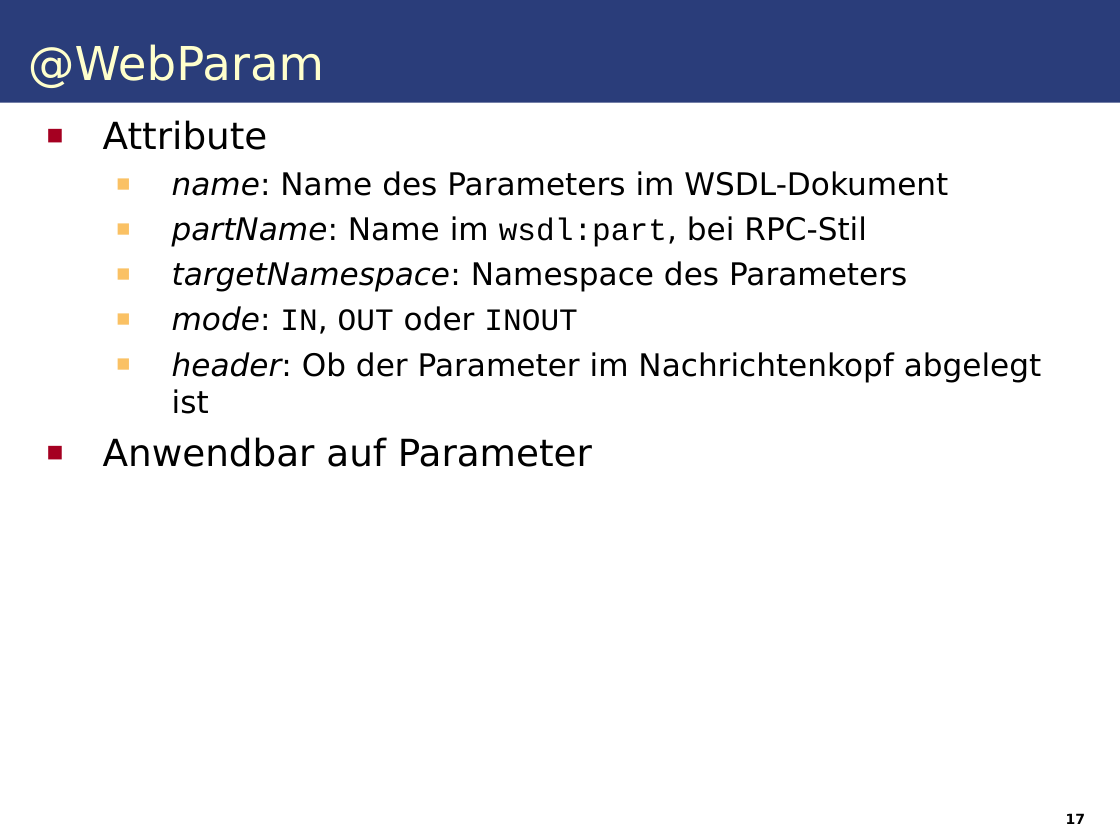
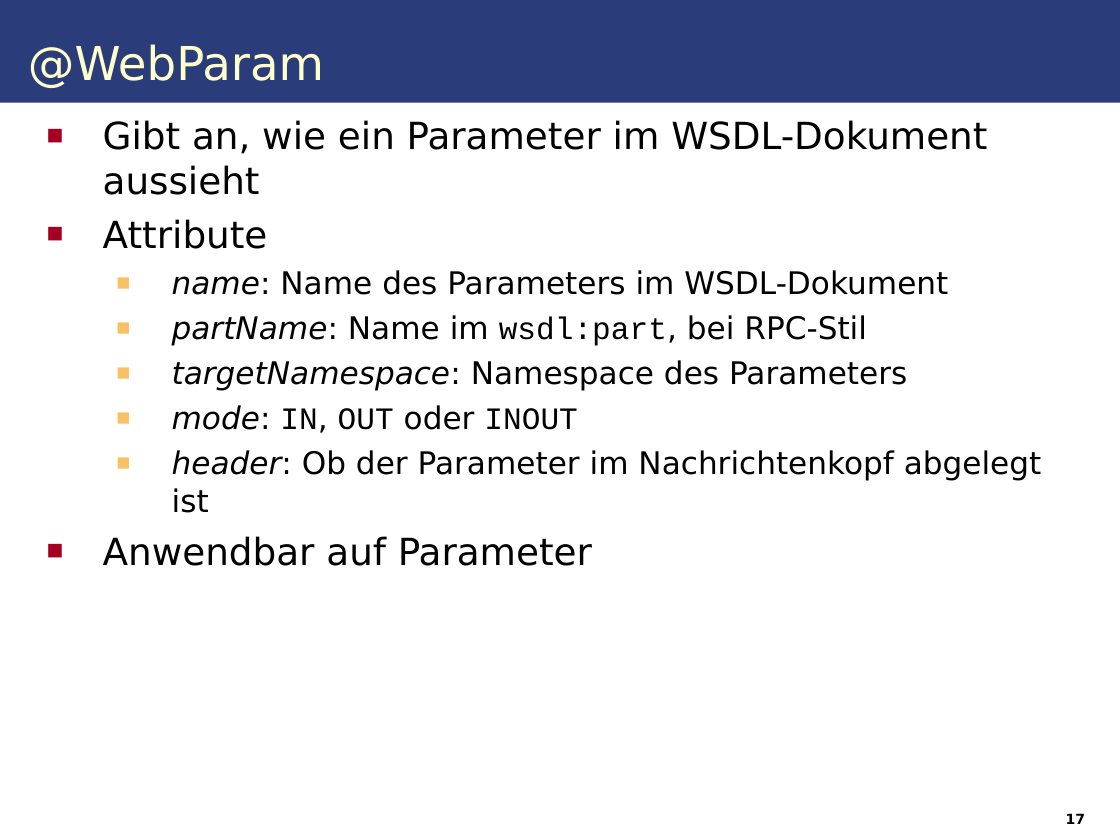
Before and after one commit to IAAS/decidr, a slide deck: slide 17 of seminars/rr/presentation/Web_Services.odp. Drawn at 1120x840 pixels with LibreOffice and Linux fonts; fonts in the diff are those of the drawing. Boxes give left, top, right and bottom in pixels: in the first picture for what was removed or moved away, otherwise in the second. Text is boxed around its words. In the diff, an @@ line names an element or a change of style, - is before the commit and + after.

```diff
--- a/seminars/rr/presentation/Web_Services.odp
+++ b/seminars/rr/presentation/Web_Services.odp
@@ text at [103, 120, 987, 195]: paragraph added @@
+■ Gibt an, wie ein Parameter im WSDL-Dokument aussieht
```
Also in this commit, not shown: 9 other slides changed, 1 slide added.
